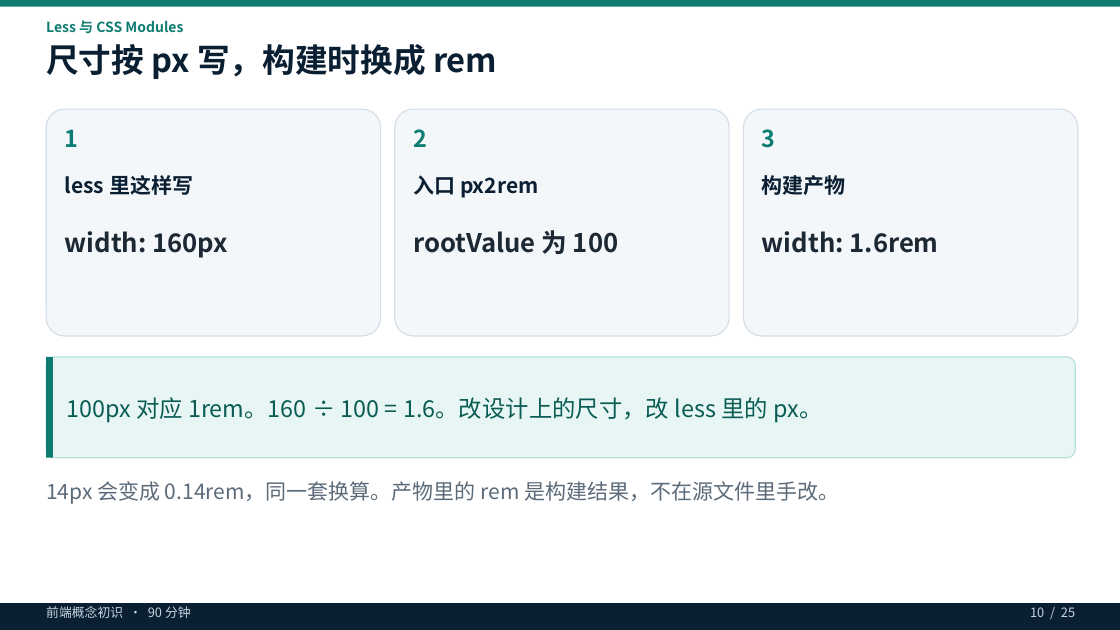
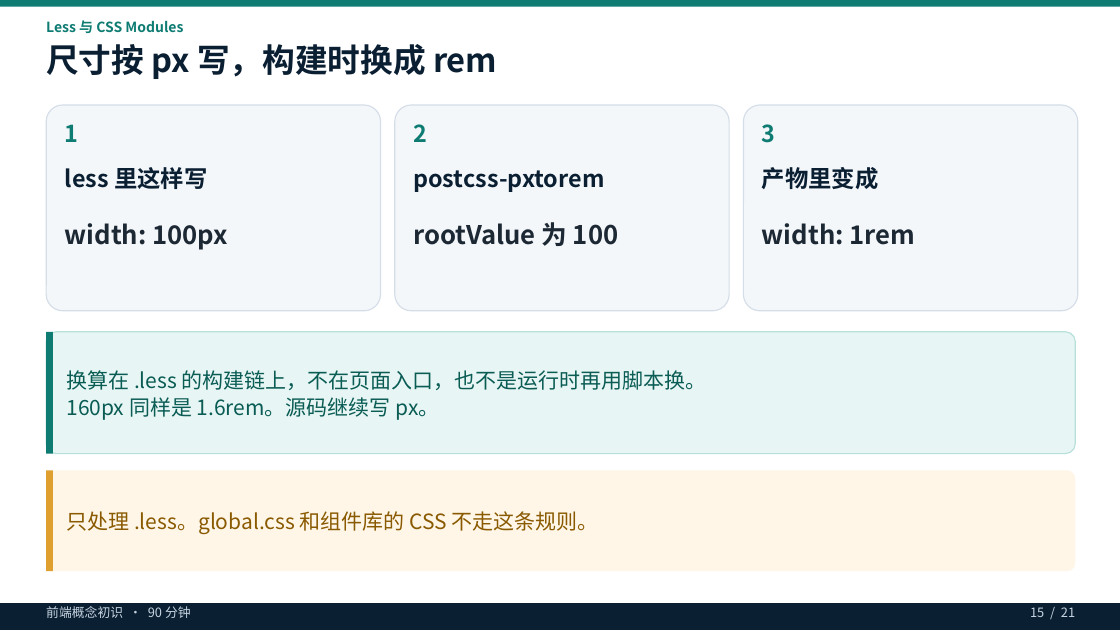
Before and after one commit to shangwanzheng/self-study, a slide deck: slide 15 of 前端概念初识.pptx (slide 8 before the commit). Drawn at 1120x630 pixels with LibreOffice and Linux fonts; fonts in the diff are those of the drawing. Boxes give left, top, right and bottom in pixels: in the first picture for what was removed or moved away, otherwise in the second. Text is boxed around its words. In the diff, an @@ line names an element or a change of style, - is before the commit and + after.

```diff
--- a/前端概念初识.pptx
+++ b/前端概念初识.pptx
@@ rounded rectangle: place and size @@
-rounded rectangle at box(46, 109, 381, 336)
+rounded rectangle at box(46, 105, 381, 311)
@@ rounded rectangle: place and size @@
-rounded rectangle at box(395, 109, 729, 336)
+rounded rectangle at box(395, 105, 729, 311)
@@ rounded rectangle: place and size @@
-rounded rectangle at box(744, 109, 1078, 336)
+rounded rectangle at box(744, 105, 1078, 311)
@@ 3 texts: place and size @@
-3 texts at box(65, 129, 776, 148)
+3 texts at box(65, 124, 776, 143)
@@ text "less 里这样写": place and size @@
-text "less 里这样写" at box(65, 175, 193, 195)
+text "less 里这样写" at box(65, 167, 207, 189)
@@ text "less 里这样写" at box(65, 167, 207, 189): size 18 to 20 pt @@
@@ text at box(413, 170, 604, 192): text changed; size 18 to 20 pt @@
-入口 px2rem
+postcss-pxtorem
@@ text at box(762, 167, 879, 189): text changed; size 18 to 20 pt @@
-构建产物
+产物里变成
@@ text at box(65, 223, 228, 250): text changed @@
-width: 160px
+width: 100px
@@ text "rootValue 为 100": place and size @@
-text "rootValue 为 100" at box(413, 230, 618, 254)
+text "rootValue 为 100" at box(413, 222, 618, 246)
@@ text at box(762, 223, 916, 245): text changed @@
-width: 1.6rem
+width: 1rem
@@ rounded rectangle: place and size @@
-rounded rectangle at box(46, 357, 1075, 458)
+rounded rectangle at box(46, 332, 1075, 454)
@@ rectangle: place and size @@
-rectangle at box(46, 357, 53, 458)
+rectangle at box(46, 332, 53, 454)
@@ text at box(66, 370, 707, 420): text changed; size 20 to 18 pt @@
-100px 对应 1rem。160 ÷ 100 = 1.6。改设计上的尺寸，改 less 里的 px。
+换算在 .less 的构建链上，不在页面入口，也不是运行时再用脚本换。
+160px 同样是 1.6rem。源码继续写 px。
@@ rounded rectangle added at box(46, 471, 1075, 571), fill #FFF6E8 @@
@@ rectangle added at box(46, 471, 53, 571), fill #E0A030 @@
@@ text "只处理 .less。global.css 和组件库的 CSS 不走这条规则。" at box(66, 511, 599, 535): vertical alignment top to middle @@
@@ text at box(66, 511, 599, 535): text changed; text colour #5C6B7A to #8A5A00 @@
-14px 会变成 0.14rem，同一套换算。产物里的 rem 是构建结果，不在源文件里手改。
+只处理 .less。global.css 和组件库的 CSS 不走这条规则。
@@ text at box(1030, 607, 1075, 617): text changed @@
-10 / 25
+15 / 21
```
Also in this commit, not shown: 11 other slides changed, 9 slides added, 11 slides removed, 59 other files.
